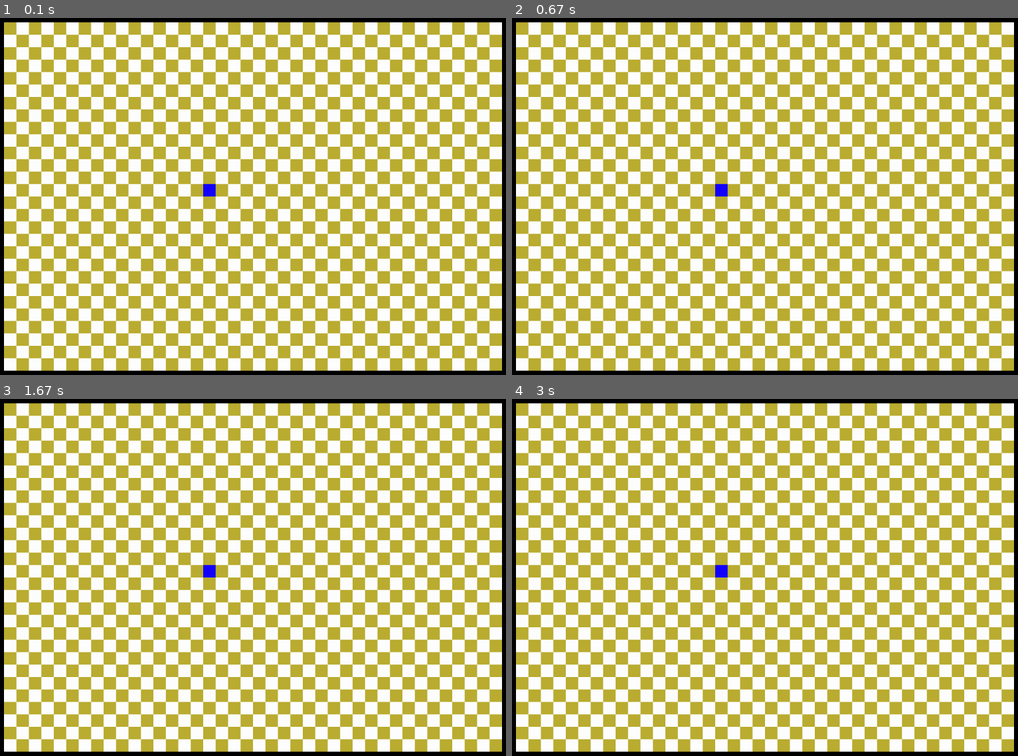
Above: before the commit, frames 1-4 (two rows, left to right).
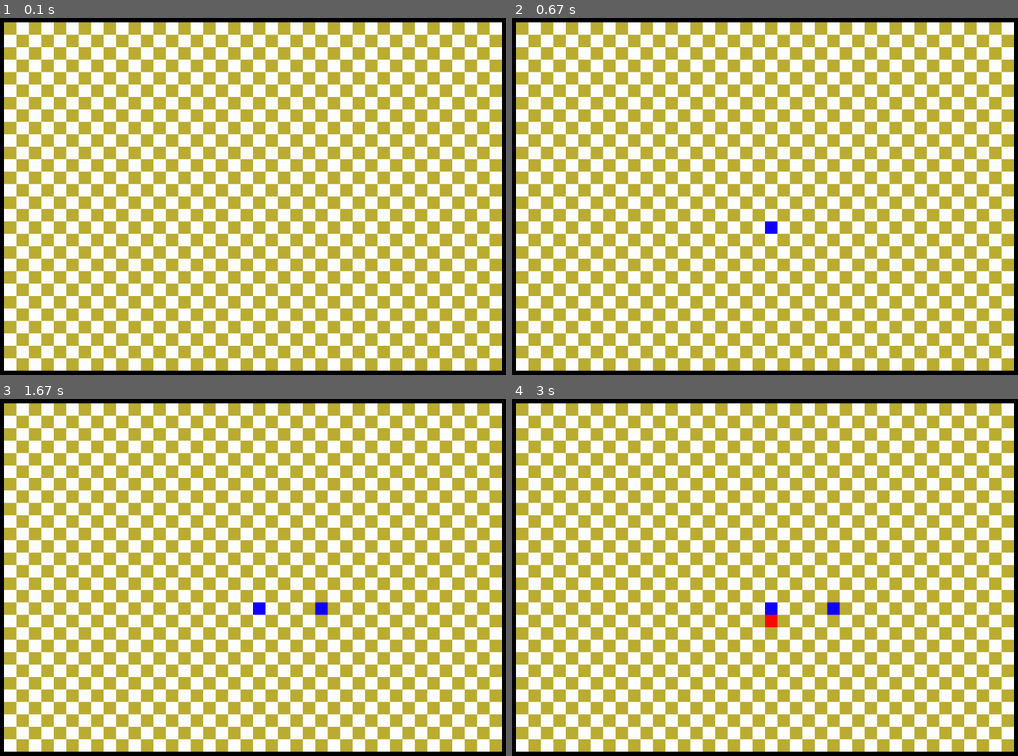
Above: after the commit, the same moments.

Repository: codeborg00/4LinePygame
Game: pygame game, started from main.py
Same seed, same stepped clock (60 frames per second), same inputs: the game is played once before the commit and once after it.
Inputs (mouse positions are in pixels of both pictures, inside the frame that each line leads up to):
- Up to frame 1 (0.1 s): no input
- Up to frame 2 (0.67 s): press the mouse at (770, 221) at 0.37 s; move the mouse to (694, 210) at 0.47 s; release the mouse at (623, 200) at 0.6 s
- Up to frame 3 (1.67 s): move the mouse to (323, 613) at 1.17 s; click (323, 613) at 1.33 s; move the mouse to (263, 620) at 1.63 s
- Up to frame 4 (3 s): click (775, 620) at 1.92 s

The runs differ from the first frame. In frame 1, less than 0.1% of the frame differs, in the area x 40-43%, y 46-50%; in frame 2, 0.2%; in frame 3, 0.3%; in frame 4, 0.4%, in the area x 40-65%, y 46-64%.

Commit message:
Added placing starting square functionality

Diff:
--- a/classes.py
+++ b/classes.py
@@ -1,3 +1,7 @@
 class Piece:
     def __init__(self, team):
         self.team = team
+
+class StartingBlock:
+    def __init__(self, team):
+        self.team = team
--- a/main.py
+++ b/main.py
@@ -1,6 +1,6 @@
 import pygame
 import os
-from classes import Piece
+from classes import Piece, StartingBlock
 import math
 
 pygame.init()
@@ -35,7 +35,7 @@
         [0, 0, 0, 0, 0, 0, 0, 0, 0, 0, 0, 0, 0, 0, 0, 0, 0, 0, 0, 0, 0, 0, 0, 0, 0, 0, 0, 0,],
         [0, 0, 0, 0, 0, 0, 0, 0, 0, 0, 0, 0, 0, 0, 0, 0, 0, 0, 0, 0, 0, 0, 0, 0, 0, 0, 0, 0,],
         [0, 0, 0, 0, 0, 0, 0, 0, 0, 0, 0, 0, 0, 0, 0, 0, 0, 0, 0, 0, 0, 0, 0, 0, 0, 0, 0, 0,],
-        [0, 0, 0, 0, 0, 0, 0, 0, 0, 0, 0, 0, 0, 1, 0, 0, 0, 0, 0, 0, 0, 0, 0, 0, 0, 0, 0, 0,],
+        [0, 0, 0, 0, 0, 0, 0, 0, 0, 0, 0, 0, 0, 0, 0, 0, 0, 0, 0, 0, 0, 0, 0, 0, 0, 0, 0, 0,],
         [0, 0, 0, 0, 0, 0, 0, 0, 0, 0, 0, 0, 0, 0, 0, 0, 0, 0, 0, 0, 0, 0, 0, 0, 0, 0, 0, 0,],
         [0, 0, 0, 0, 0, 0, 0, 0, 0, 0, 0, 0, 0, 0, 0, 0, 0, 0, 0, 0, 0, 0, 0, 0, 0, 0, 0, 0,],
         [0, 0, 0, 0, 0, 0, 0, 0, 0, 0, 0, 0, 0, 0, 0, 0, 0, 0, 0, 0, 0, 0, 0, 0, 0, 0, 0, 0,],
@@ -88,6 +88,35 @@
     pygame.display.update()
 
 
+def select_start():
+    player = 0
+    run = True
+    while run:
+        for event in pygame.event.get():
+            if event.type == pygame.QUIT:
+                run = False
+        bool = pygame.mouse.get_pressed()
+        if bool[0]:
+            board_column = math.floor((pygame.mouse.get_pos()[0] - 100) / 25)
+            board_row = math.floor((pygame.mouse.get_pos()[1] - 50) / 25)
+
+            column = math.floor((pygame.mouse.get_pos()[0] - 100) / 25) * 25 + 100
+            row = math.floor((pygame.mouse.get_pos()[1] - 50) / 25) * 25 + 50
+
+
+
+            if board_column >= 15 and board_row >= 9:
+                if board_column < 26 and board_row < 20:
+                    if board[board_column][board_row] == 0:
+                        SCREEN.blit(STARTING_BLOCK, (column, row))
+                        pygame.display.update()
+                        board[board_column][board_row] = StartingBlock(player)
+                        if player == 1:
+                            break
+                        player = 1
+
+
+
 
 #Places a piec onto the screen. checks if action can be done and if yes places the placeholder according to the current_player. If action is succesfull changes the player.
 def place_piece(player):
@@ -104,7 +133,6 @@
             if board_column < 40 and board_row < 28:
                 if board[board_column][board_row] == 0:
                     if check_move((board_column, board_row)):
-                        print(check_move((board_column, board_row)))
                         # Places the square and switches the current player
                         if player == 0:
                             SCREEN.blit(PLACEHOLDER0, (column, row))
@@ -128,21 +156,21 @@
 def check_move(position):
 
     valid = board[position[0] + 1][position[1]] != 0
-    print(board[position[0] + 1][position[1]])
     if valid:
-        print('1 ' + str(valid))
         return valid
     valid = board[position[0] - 1][position[1]] != 0
     if valid:
-        print('2 ' + str(valid))
         return valid
     valid = board[position[0]][position[1] + 1] != 0
     if valid:
-        print('3 ' + str(valid))
         return valid
     valid = board[position[0]][position[1] - 1] != 0
-    print('4 ' + str(valid))
     return valid
+
+
+
+
+
 
 
 
@@ -151,11 +179,14 @@
     clock = pygame.time.Clock()
     run = True
     player = 0
+    selected_blocks = [[],[]]
     draw_board()
+    select_start()
 
     while run:
         clock.tick(60)
         player = place_piece(player)
+        #selected_blocks = claim_line(player, selected_blocks)
         for event in pygame.event.get():
             if event.type == pygame.QUIT:
                 run = False
